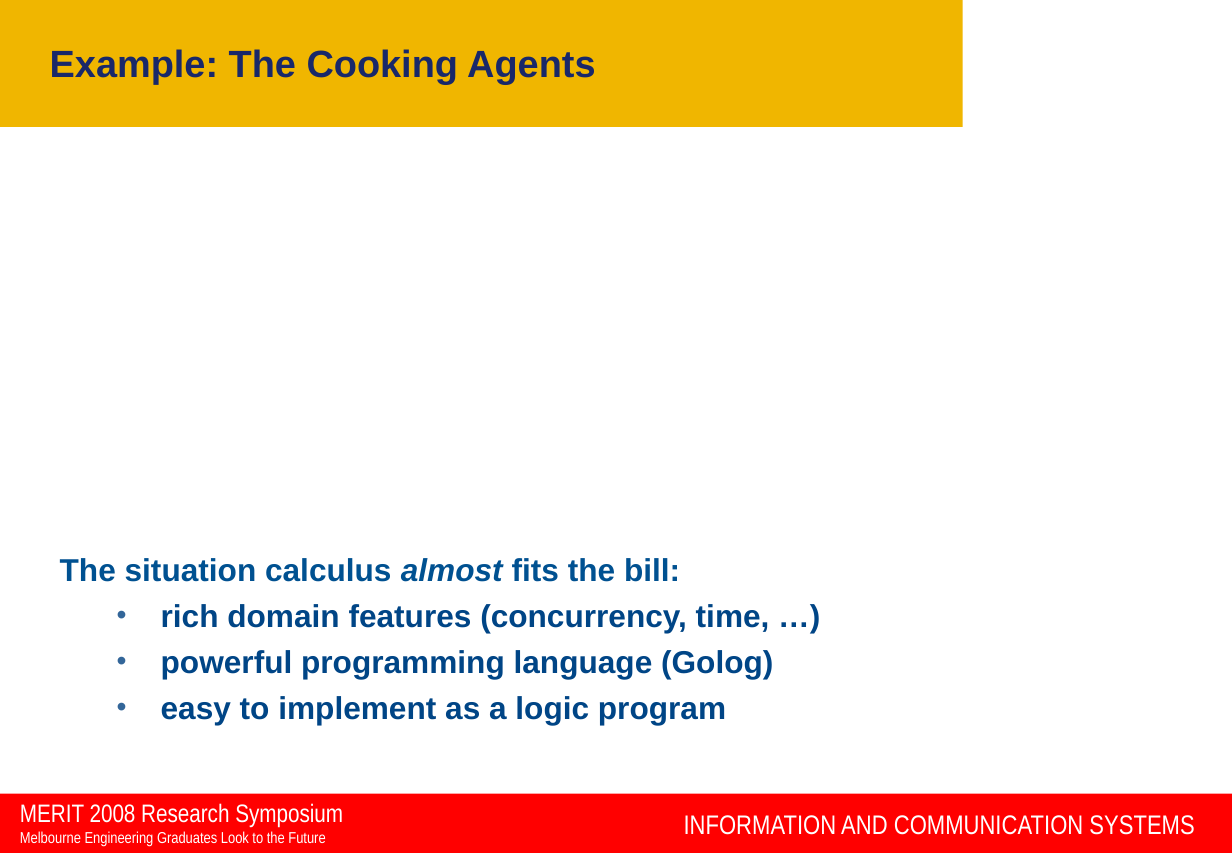
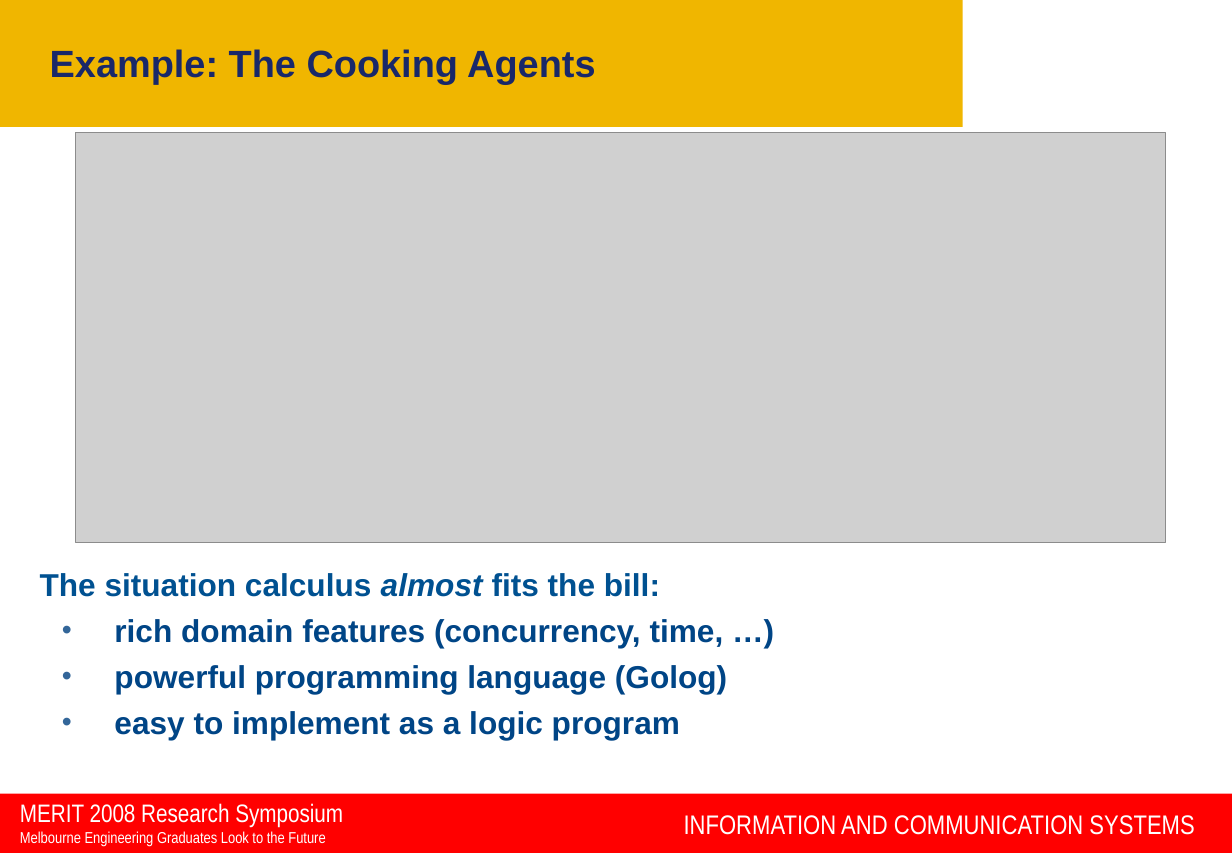
Before and after one commit to rfk/pgrad, a slide deck: slide 3 of talks/MERIT_08/MERIT_rfk.ppt. Drawn at 1232x853 pixels with LibreOffice and Linux fonts; fonts in the diff are those of the drawing; grey boxes stand for pictures; background and template pictures are left out. Boxes give left, top, right and bottom in pixels: in the first picture for what was removed or moved away, otherwise in the second. Text is boxed around its words. In the diff, an @@ line names an element or a change of style, - is before the commit and + after.

```diff
--- a/talks/MERIT_08/MERIT_rfk.ppt
+++ b/talks/MERIT_08/MERIT_rfk.ppt
@@ picture added at [76, 133, 1166, 542] @@
@@ text "The situation calculus almost fits ...": place and size @@
-text "The situation calculus almost fits ..." at [60, 558, 773, 725]
+text "The situation calculus almost fits ..." at [40, 573, 727, 739]
@@ text "The situation calculus almost fits ..." at [40, 573, 727, 739]: alignment justified to left; indent changed @@
```
Also in this commit, not shown: 2 other slides changed, 1 other file.
